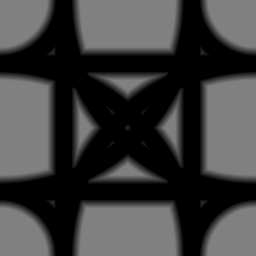
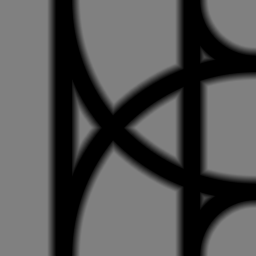
Comparing the layer stacks of the two w=256, h=256 images. Changes:
hid "Color Fill 2 copy 4" over [0, 3, 184, 200]
hid "Color Fill 2 copy 3" over [0, 56, 184, 252]
hid "Color Fill 2 copy" over [0, 56, 215, 200]
added layer "Color Fill 2 copy 6" in group "Group 1" over [72, 6, 184, 200]
painted on "Color Fill 2" over [81, 6, 184, 56]
